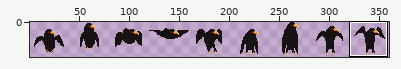
Sprite sheet: stam/monday/raven_anim.png. The first picture is a wide view before the edit; the outline marks the close-up.
Close-up. The starting point:
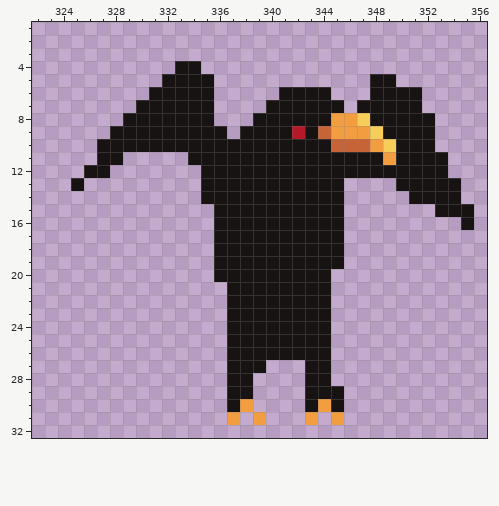
The file is 360x35 pixels. Shown: x 322..356, y 1..32. The wide view leaves out empty margins.
After:
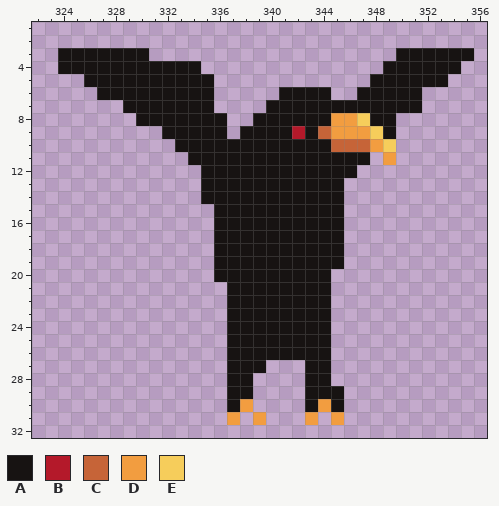
Palette (. is transparent): A #171312  B #b4192a  C #c66438  D #f29d40  E #f6cd5b
What changed:
@@ x 322..356 @@
  2 ...................................
- 3 ...................................
- 4 ...........AA......................
- 5 ..........AAAA............AA.......
- 6 .........AAAAA.....AAAA...AAAA.....
- 7 ........AAAAAA....AAAAAA.AAAAA.....
- 8 .......AAAAAAA...AAAAAADDEAAAAA....
- 9 ......AAAAAAAAA.AAAABACDDDEAAAA....
-10 .....AAAAAAAAAAAAAAAAAACCCDEAAA....
-11 .....AA.....AAAAAAAAAAAAAAADAAAA...
-12 ....AA.......AAAAAAAAAAAAAAAAAAA...
-13 ...A.........AAAAAAAAAAA....AAAAA..
-14 .............AAAAAAAAAAA.....AAAA..
-15 ..............AAAAAAAAAA.......AAA.
-16 ..............AAAAAAAAAA.........A.
+ 3 ..AAAAAAA...................AAAAAA.
+ 4 ..AAAAAAAAAAA..............AAAAAA..
+ 5 ....AAAAAAAAAA............AAAAAA...
+ 6 .....AAAAAAAAA.....AAAA..AAAAA.....
+ 7 .......AAAAAAA....AAAAAAAAAAAA.....
+ 8 ........AAAAAAA..AAAAAADDEAA.......
+ 9 ..........AAAAA.AAAABACDDDEA.......
+10 ...........AAAAAAAAAAAACCCDE.......
+11 ............AAAAAAAAAAAAAA.D.......
+12 .............AAAAAAAAAAAA..........
+13 .............AAAAAAAAAAA...........
+14 .............AAAAAAAAAAA...........
+15 ..............AAAAAAAAAA...........
+16 ..............AAAAAAAAAA...........
 17 ..............AAAAAAAAAA...........
Pixel boxes of the changes (left, top, right, bottom) in both close-ups:
changed: (58, 48, 227, 191)
changed: (344, 48, 474, 230)
